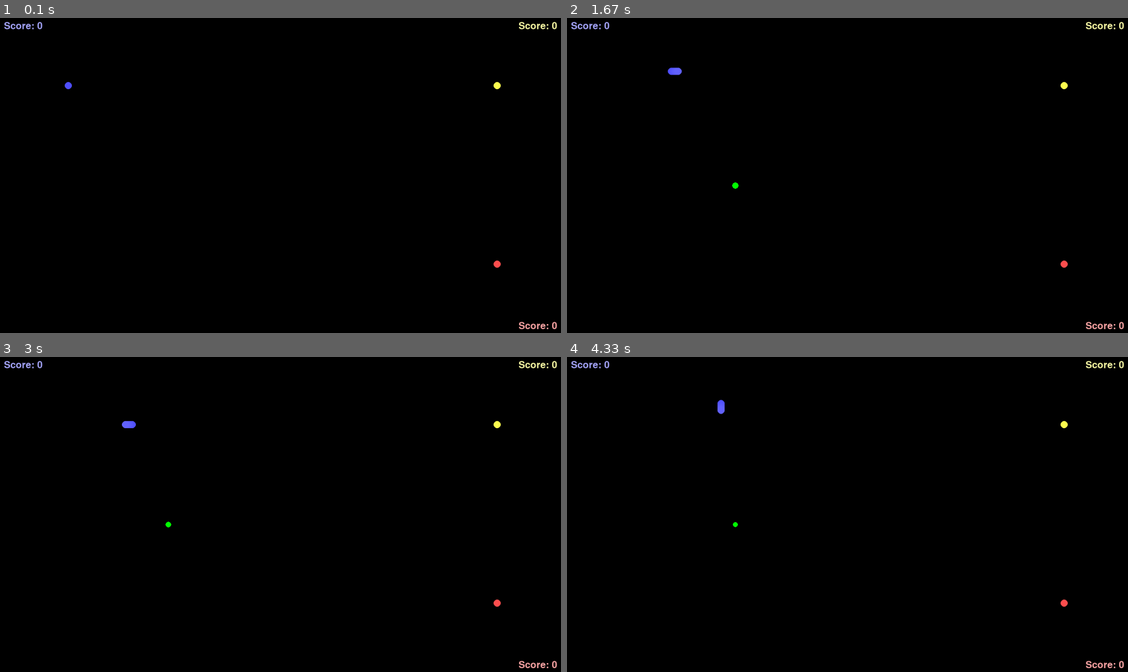
Above: before the commit, frames 1-4 (two rows, left to right).
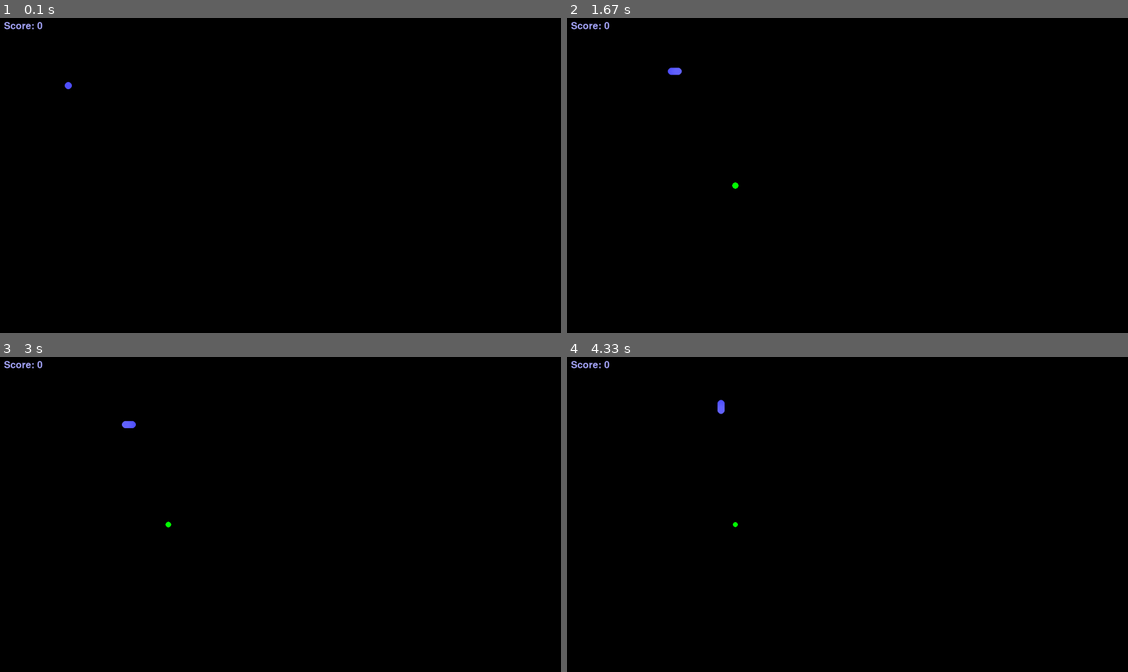
Above: after the commit, the same moments.

Repository: fredrik-andreassen/pygame-snake
Game: pygame game, started from main.py
The game is run twice, just before and just after one commit, with the same random seed, the same clock (stepped at 60 frames per second) and the same inputs.
Inputs:
- Up to frame 1 (0.1 s): no input
- Up to frame 2 (1.67 s): hold Right 0.33-0.8 s; hold Up 0.83-1.13 s; hold Right 1.17-1.63 s
- Up to frame 3 (3 s): hold Down 2.23-2.53 s; hold Left 2.57-2.97 s
- Up to frame 4 (4.33 s): hold Up 3-3.37 s; hold Right 3.4-4.03 s; hold Down from 4.07 s (still down)

The runs differ from the first frame. In frame 1, 0.2% of the frame differs, in the area x 87-100%, y 1-99%; in frame 2, 0.2%; in frame 3, 0.2%; in frame 4, 0.2%.

Commit message:
Omstrukturert argumentinntak

Diff:
--- a/main.py
+++ b/main.py
@@ -1,25 +1,38 @@
 import pygame
 import sys
+
+import utils
 
 from Board import Board
 
 
 WIDTH = 1600
 HEIGHT = 900
+STEP = 20
 
-MODE = 'normal'
-FRAMERATE = 150
 
-if len(sys.argv) >= 2:
-    if sys.argv[1] == 'debug':
-        MODE = 'debug'
-        try:
-            FRAMERATE = int(sys.argv[2])
-        except:
-            FRAMERATE = 10
+'''
+Arguments:
+    --debug [FPS]
+    --players [1-4]
+'''
+args = utils.get_args()
 
-STEP = 20
-PLAYER_COUNT = 3
+try:
+    FRAMERATE = int(args['debug'])
+    MODE = 'debug'
+    print(f'[INIT] Debug mode with framerate set to {FRAMERATE}')
+except:
+    FRAMERATE = 150
+    MODE = 'normal'
+    print(f'[INIT] Debug request not detected. Using default framerate {FRAMERATE}')
+
+try:
+    PLAYER_COUNT = int(args['players'])
+    print(f'[INIT] Player count set to {PLAYER_COUNT}')
+except:
+    PLAYER_COUNT = 1
+    print(f'[INIT] Player count invalid or not given. Using default count {PLAYER_COUNT}')
 
 
 def show_message(display: pygame.Surface, message: str, color: tuple[int, int, int], position: tuple[int, int], size: int = 40):
--- /dev/null
+++ b/utils.py
@@ -0,0 +1,18 @@
+import sys, re
+
+
+def get_args() -> dict[str, str]:
+    arg_line = ' '.join(sys.argv[1:])
+    print(arg_line)
+
+    arg_patterns = {'debug':   r'(-d|--debug)\s+([1-9][0-9]{0,2})',
+                    'players': r'(-p|--players)\s+([1-4])'}
+
+    args = {}
+    for arg_key, arg_pattern in arg_patterns.items():
+        matches = re.findall(arg_pattern, arg_line)
+        if matches:
+            arg_value = matches[0][1]
+            args[arg_key] = arg_value
+
+    return args
